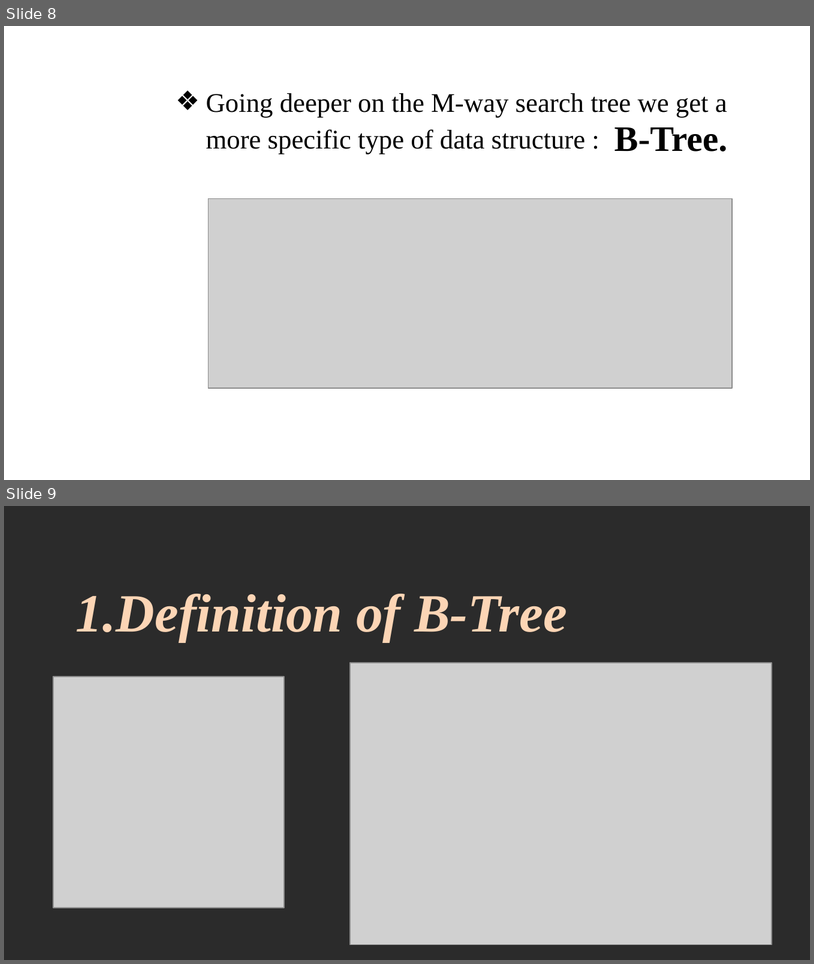
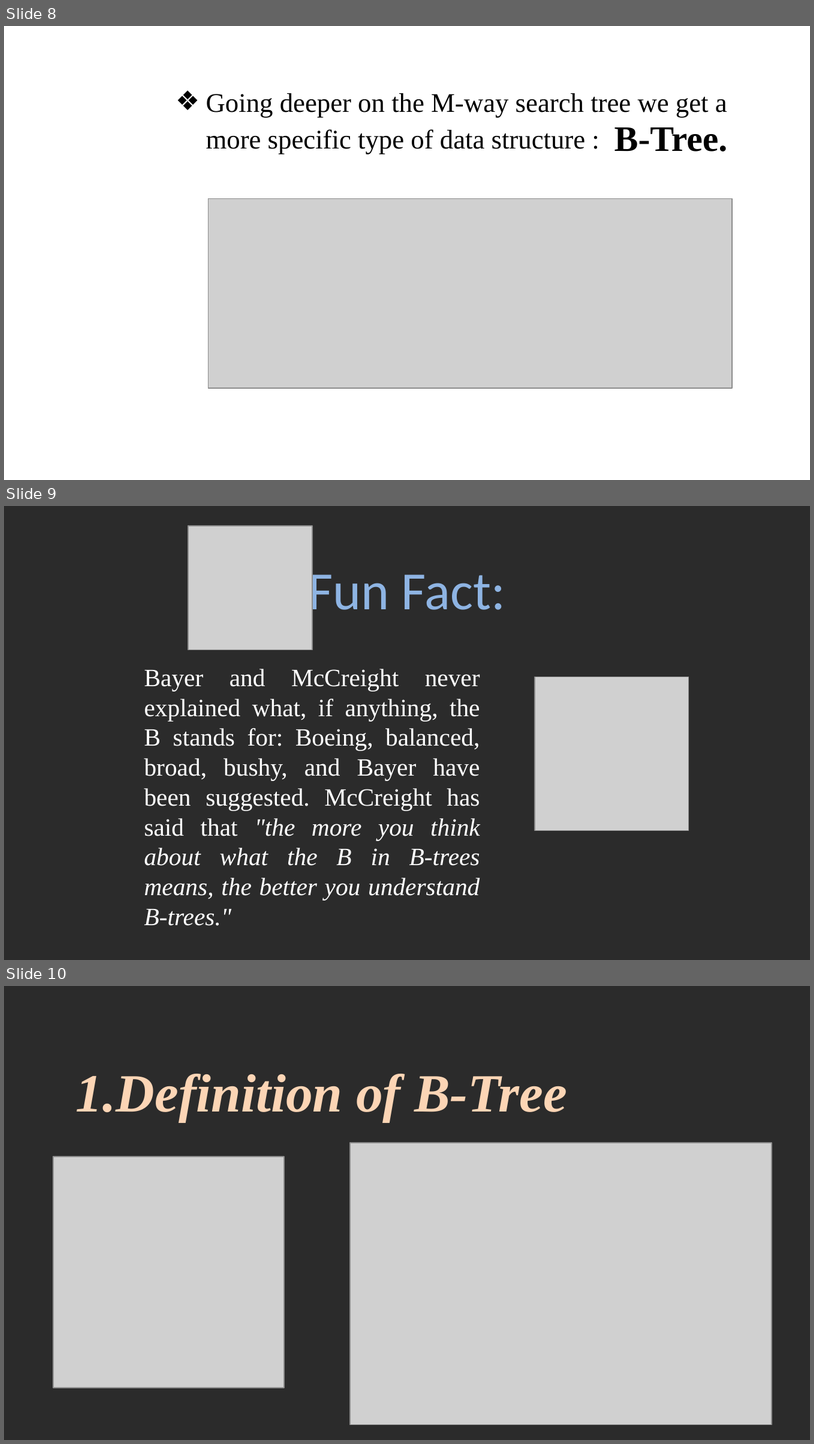
Before and after one commit to viettungvuong/Seminar, a slide deck: Seminar.pptx. Shown one above the other, each under a label of ours: slides 8 and 9 before the commit, slides 8, 9 and 10 after it. The pictures are 814x964 and 814x1444 pixels, drawn with LibreOffice and Linux fonts; fonts in the diff are those of the drawing; grey boxes stand for pictures; background and template pictures are left out; a plain dark background stands for a picture behind light text. Boxes give left, top, right and bottom in pixels: in the first picture for what was removed or moved away, otherwise in the second. Text is boxed around its words. In the diff, an @@ line names an element or a change of style, - is before the commit and + after.

```diff
--- a/Seminar.pptx
+++ b/Seminar.pptx
@@ slide 9 added at (4,506,810,960), background picture (left out) @@
@@ picture added at (189,526,313,651) @@
@@ title added at (308,564,506,622), 48 pt, text #8EB4E3 @@
+Fun Fact:
@@ text added at (144,669,480,900), 22.2 pt, text #FFFFFF @@
+Bayer and McCreight never explained what, if anything, the B stands for: Boeing, balanced, broad, bushy, and Bayer have been suggested. McCreight has said that "the more you think about what the B in B-trees means, the better you understand B-trees."
@@ picture added at (536,677,689,831) @@
@@ what was slide 9 is now slide 10 @@
```
